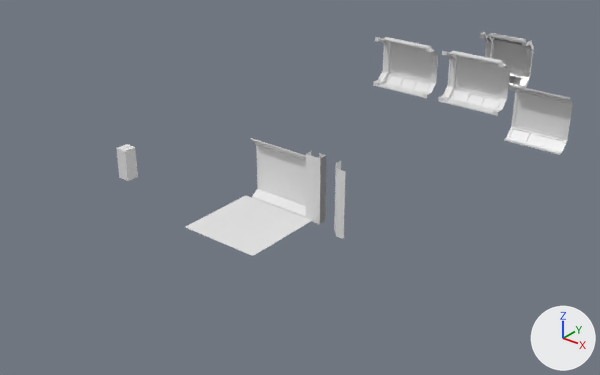
Two versions of the Blender file Art/Models/Level/LevelParts.blend, one commit apart.
Rendered twice from a 50 mm lens placed at (27.5, -29.9, 21.9), pointed at (-1.0, 5.7, -0.2). The lights are fixed; the arrows at lower right show +X, +Y and +Z. The picture after the commit comes second.

The first picture shows 'Cube', 'Floor', 'Wall', 'WallPillarInner', 'WallPillarLine', 'window_big_no_side_full', 'window_big_no_side_full.001', 'window_big_no_side_full.002', 'window_big_no_side_full.011' and 1 more.
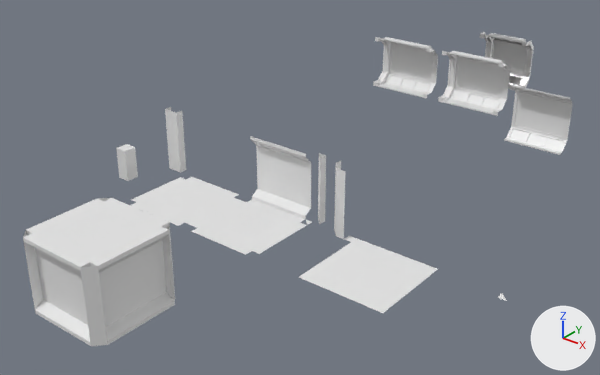
Pixel boxes [x1, y1, x2, y2] of what changed, in the pictures (600 x 375 px):
'Floor', moved
    before: [186, 195, 312, 256]
    after: [299, 239, 437, 313]
'FloorExp', added
    after: [23, 198, 169, 267]
'Wall.004', added
    after: [98, 230, 175, 345]
'Floor.001', now drawn
    after: [191, 199, 307, 255]
'Wall.001', added
    after: [23, 238, 91, 346]
'Floor.002', added
    after: [130, 177, 239, 226]
'WallPillarLine', moved
    before: [306, 151, 326, 224]
    after: [165, 107, 186, 172]
'WallPillarOuter.002', added
    after: [80, 262, 108, 346]
'WallPillarOuter.001', added
    after: [23, 230, 43, 309]
'WallPillarOuter.003', added
    after: [162, 223, 175, 301]
'FloorCornerSquare', added
    after: [345, 236, 357, 242]
'WallPillarOuter.004', added
    after: [97, 198, 110, 201]
part 1 of me_floor_001, built on
    after: [23, 177, 307, 267]

Diff of the bpy script that builds the scene:
```diff
--- a/Art/Models/Level/LevelParts.blend.py
+++ b/Art/Models/Level/LevelParts.blend.py
@@ me_floor_001 @@
 # verts and faces of me_floor_001; kept vertices keep their numbers, new ones are numbered from 1
-me_floor_001.from_pydata(...)  # 1 vertices, 0 faces; spans x -2.5, y 2.5, z -1.9
+me_floor_001.from_pydata(...)  # 12 vertices, 5 faces; spans x -2.5..2.5, y -2.5..2.5, z -2.0
+# me_floor_001 part 1
+delete_vertices([0])  # with the faces that use them
+verts[1] = (-2.0, -2.0, -2.0)  # pixel (197, 227)
+verts[2] = (-2.0, 2.0, -2.0)  # pixel (246, 202)
+verts[3] = (-2.0, 2.5, -2.0)  # pixel (252, 199)
+verts[4] = (-2.0, -2.5, -2.0)  # pixel (191, 231)
+for new, old in zip([*range(5, 9)], [*range(1, 5)]): verts[new] = verts[old] + (4.0, 0.0, 0.0)
+verts[9] = (2.5, -2.0, -2.0)  # pixel (259, 253)
+verts[10] = (2.5, 2.0, -2.0)  # pixel (307, 225)
+verts[11] = (-2.5, -2.0, -2.0)  # pixel (191, 225)
+verts[12] = (-2.5, 2.0, -2.0)  # pixel (240, 199)
+faces += [(1, 5, 6, 2), (2, 6, 7, 3), (5, 9, 10, 6), (1, 2, 12, 11), (1, 4, 8, 5)]
@@ me_floorcornersquare @@
+me_floorcornersquare.from_pydata([(2.0, 2.0, -2.0), (2.0, 2.5, -2.0), (2.5, 2.0, -2.0), (2.5, 2.0, -2.0), (2.5, 2.5, -2.0)], [(2, 0)], [(1, 0, 3, 4)])
@@ ob_floor @@
 ob_floor = bpy.data.objects.new('Floor', me_floor)
-ob_floor.location = (0.0, 0.0, 2.0)
+ob_floor.location = (8.0, 0.0, 2.0)
@@ ob_wallpillarline @@
 ob_wallpillarline = bpy.data.objects.new('WallPillarLine', me_wallpillarline)
-ob_wallpillarline.location = (5.0, 0.0, 2.0)
+ob_wallpillarline.location = (-6.0, 0.0, 2.0)
@@ ob_floorcornersquare @@
+ob_floorcornersquare = bpy.data.objects.new('FloorCornerSquare', me_floorcornersquare)
+ob_floorcornersquare.location = (3.0, 0.0, 2.0)
@@ ob_wallpillarouter_004 @@
+ob_wallpillarouter_004 = bpy.data.objects.new('WallPillarOuter.004', me_wallpillarouter)
+ob_wallpillarouter_004.location = (-5.0, -5.0, 2.0)
+ob_wallpillarouter_004.rotation_euler = (0.0, 0.0, -1.571)  # degrees (0, 0, -90)
@@ ob_wallpillarouter_003 @@
+ob_wallpillarouter_003 = bpy.data.objects.new('WallPillarOuter.003', me_wallpillarouter)
+ob_wallpillarouter_003.location = (5.0, -5.0, 2.0)
+ob_wallpillarouter_003.rotation_euler = (0.0, 0.0, -3.142)  # degrees (0, 0, -180)
@@ ob_floor_002 @@
+ob_floor_002 = bpy.data.objects.new('Floor.002', me_floor_001)
+ob_floor_002.location = (-5.0, 0.0, 2.0)
@@ ob_wallpillarouter_002 @@
+ob_wallpillarouter_002 = bpy.data.objects.new('WallPillarOuter.002', me_wallpillarouter)
+ob_wallpillarouter_002.location = (5.0, -15.0, 2.0)
+ob_wallpillarouter_002.rotation_euler = (0.0, 0.0, -4.712)  # degrees (0, 0, -270)
@@ ob_wallpillarouter_001 @@
+ob_wallpillarouter_001 = bpy.data.objects.new('WallPillarOuter.001', me_wallpillarouter)
+ob_wallpillarouter_001.location = (-5.0, -15.0, 2.0)
@@ ob_floorexp @@
+ob_floorexp = bpy.data.objects.new('FloorExp', me_floor_001)
+ob_floorexp.location = (0.0, -10.0, 6.0)
@@ ob_wall_004 @@
+ob_wall_004 = bpy.data.objects.new('Wall.004', me_wall)
+ob_wall_004.location = (5.0, -10.0, 2.0)
+ob_wall_004.rotation_euler = (0.0, 0.0, -4.712)  # degrees (0, 0, -270)
@@ ob_wall_001 @@
+ob_wall_001 = bpy.data.objects.new('Wall.001', me_wall)
+ob_wall_001.location = (0.0, -15.0, 2.0)
```
